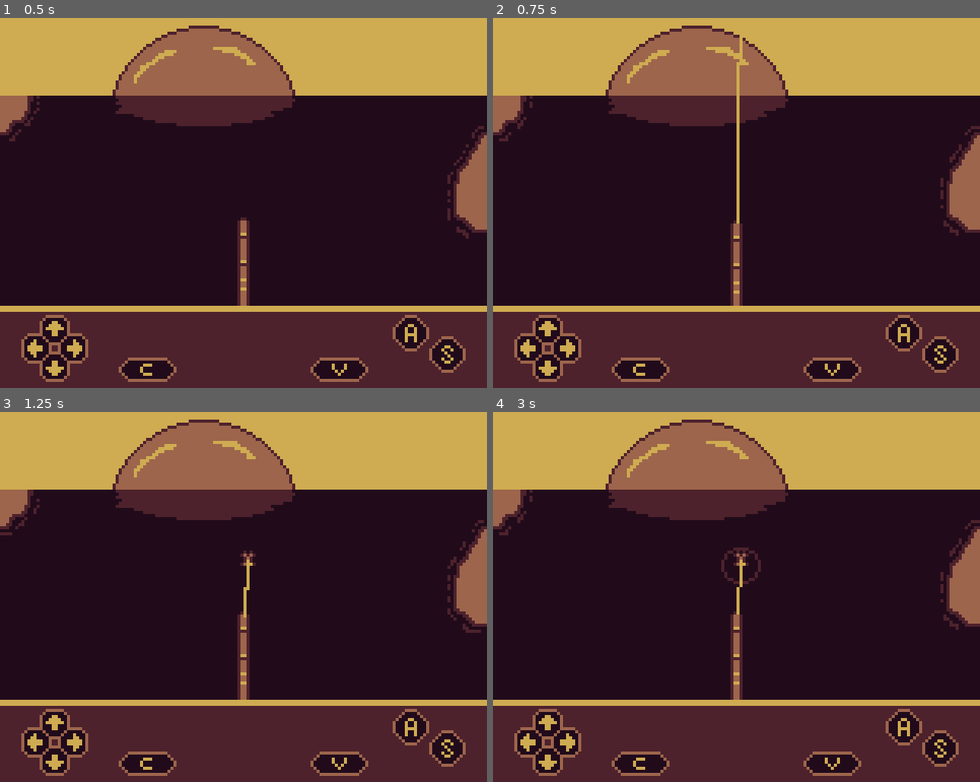
Above: before the commit, frames 1-4 (two rows, left to right).
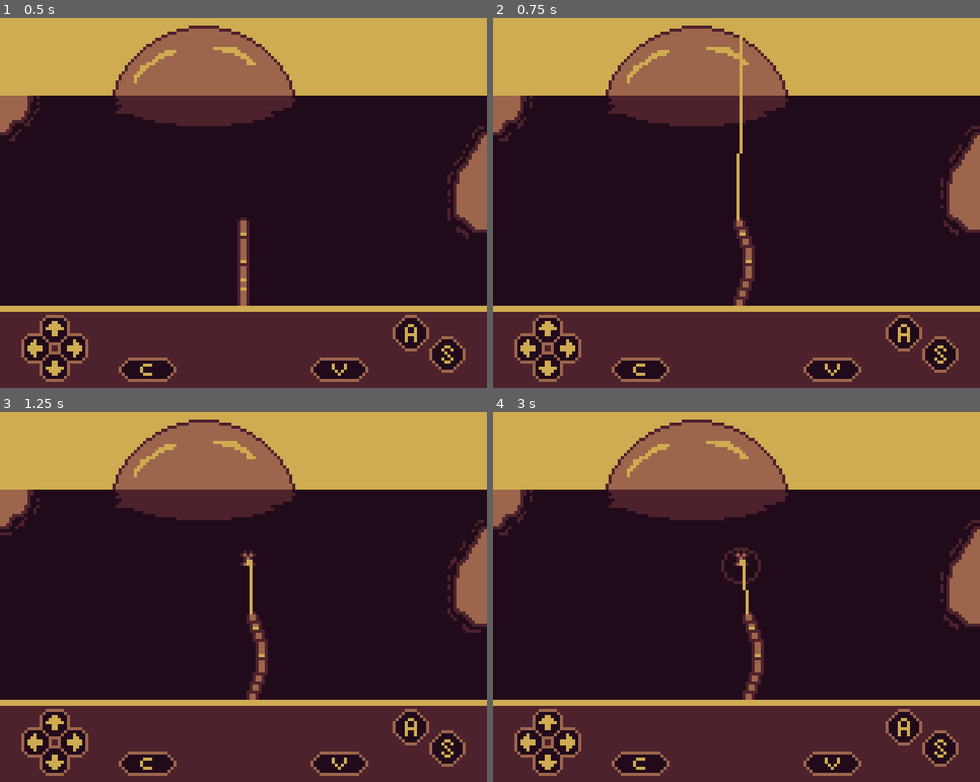
Above: after the commit, the same moments.

Repository: AparneetDey/luckyCatch
Game: Godot game, scene res://scenes/world/world.tscn
Same seed, same stepped clock (60 frames per second), same inputs: the game is played once before the commit and once after it.
Inputs:
- Up to frame 1 (0.5 s): no input
- Up to frame 2 (0.75 s): hold Right (right) from 0.53 s (still down); hold S (s) from 0.53 s (still down); tap A (a) at 0.6 s
- Up to frame 3 (1.25 s): keep holding Right (right); keep holding S (s)
- Up to frame 4 (3 s): release Right (right) at 1.28 s; release S (s) at 1.28 s; hold Left (left) 1.28-2.03 s; tap S (s) at 1.35, 2.85 s; tap A (a) at 1.55, 2.1 s; hold S (s) 2.03-2.78 s; hold Right (right) from 2.03 s (still down)

Frame 1 is identical in both runs. In frame 2, 1.2% of the frame differs, in the area x 48-54%, y 11-78%; in frame 3, 1.3%; in frame 4, 1.4%, in the area x 48-56%, y 39-78%.

Commit message:
Tune rod movement and safe-zone handling
This updates fishing gameplay wiring by setting BambooRod movement parameters in the scene and adding an `isInsideSafeZone()` helper in `fishing.gd` for fight-phase safe-zone checks. It also cleans up reel bar safe-zone updates by removing unused state and using clearer `set_safe_zone` parameter names. Temporary debug prints were added around rod movement and fight safe-zone status.

Diff:
--- a/scenes/fishingRod/bamboo_rod.gd
+++ b/scenes/fishingRod/bamboo_rod.gd
@@ -15,6 +15,7 @@
 
 func _ready() -> void:
 	initial_position = position
+	print("rod")
 
 func _process(delta: float) -> void:
 	handle_animation()
@@ -46,3 +47,5 @@
 		var target_x := initial_position.x + max_shift_from_center * input_dir
 
 		position.x = move_toward(position.x, target_x, pull_speed * delta)
+
+	print(position.x)
--- a/scenes/fishingRod/bamboo_rod.tscn
+++ b/scenes/fishingRod/bamboo_rod.tscn
@@ -130,6 +130,9 @@
 
 [node name="BambooRod" type="Node2D" unique_id=1336956881]
 script = ExtResource("1_ged40")
+max_shift_from_center = 10
+pull_speed = 4.0
+return_speed = 2.0
 
 [node name="BambooRodSprite" type="Sprite2D" parent="." unique_id=1479466855]
 texture = ExtResource("2_jm16a")
--- a/scenes/fishingRod/fishing.gd
+++ b/scenes/fishingRod/fishing.gd
@@ -50,6 +50,7 @@
 		StateManager.reel_start.emit()
 
 	if state == State.FIGHT:
+		print(isInsideSafeZone())
 		if Input.is_action_pressed("s"):
 			tension += reel_speed * delta
 		else:
@@ -67,6 +68,9 @@
 func isFishing() -> bool:
 	return [State.WAITING, State.BITE, State.FIGHT, State.CASTING].has(state)
 
+func isInsideSafeZone() -> bool:
+	return tension >= safe_zone_position and tension <= safe_zone_position + safe_zone_size
+
 func onCastComplete() -> void:
 	state = State.WAITING
 	waiting_time = randf_range(2.0, 5.0)
--- a/scenes/ui/reel-bar/reel_bar.gd
+++ b/scenes/ui/reel-bar/reel_bar.gd
@@ -6,8 +6,6 @@
 @onready var safe_zone: TextureRect = %SafeZone
 
 var tension : float = 0.0
-var safe_zone_position : float = 0.0
-var safe_zone_width : float = 0.0
 
 func _ready() -> void:
 	StateManager.update_reel_indicator.connect(set_tension.bind())
@@ -17,9 +15,9 @@
 	tension = clamp(value, 0.0, 1.0)
 	update()
 
-func set_safe_zone(size: float, position: float) -> void:
-	safe_zone.size.x = size * BAR_WIDTH
-	safe_zone.position.x = position * BAR_WIDTH
+func set_safe_zone(safe_zone_size: float, safe_zone_position: float) -> void:
+	safe_zone.size.x = safe_zone_size * BAR_WIDTH
+	safe_zone.position.x = safe_zone_position * BAR_WIDTH
 
 func update() -> void:
 	reel_indicator.position.x = tension * BAR_WIDTH - reel_indicator.size.x / 2
